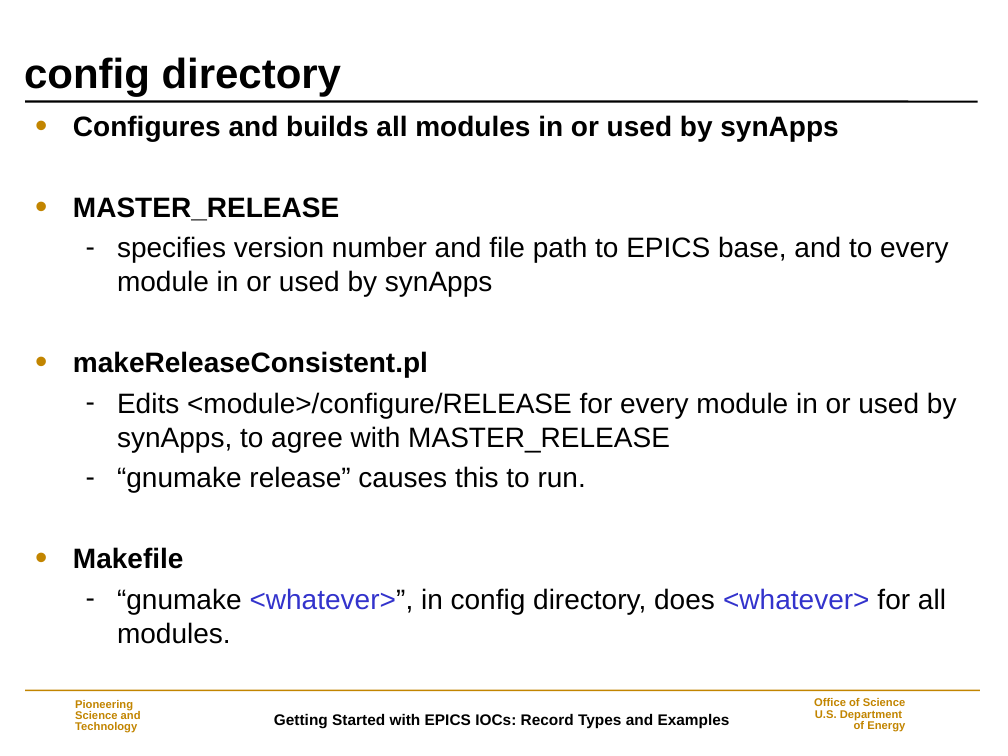
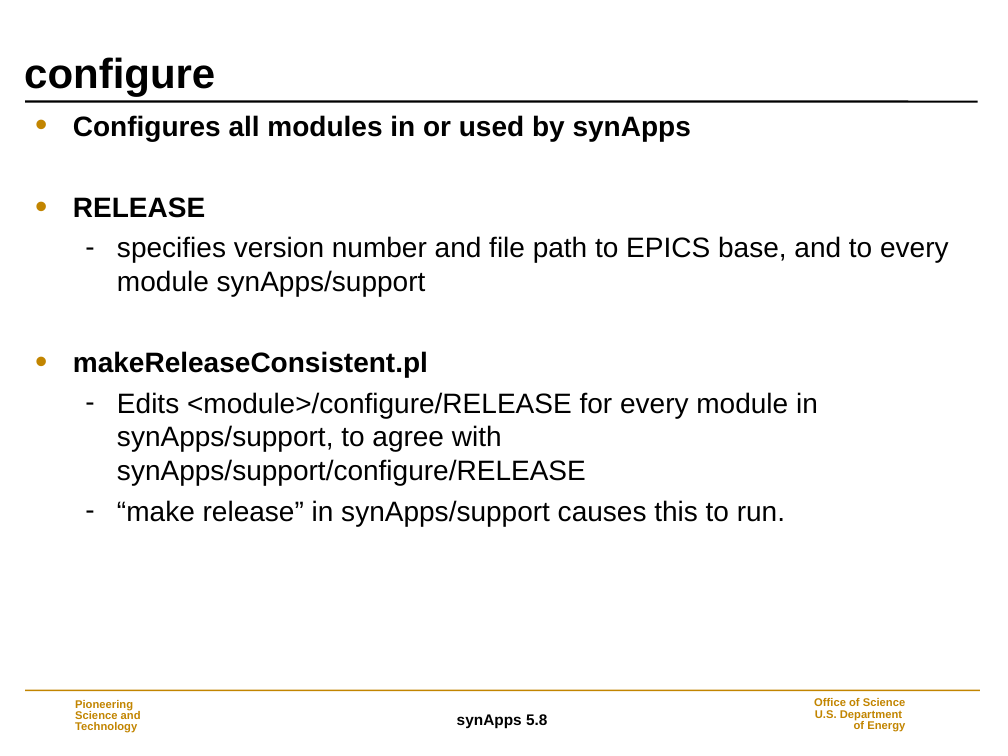
Before and after one commit to EPICS-synApps/documentation, a slide deck: slide 15 of IntroToSynApps.ppt (slide 13 before the commit). Drawn at 1008x756 pixels with LibreOffice and Linux fonts; fonts in the diff are those of the drawing; background and template pictures are left out. Boxes give left, top, right and bottom in pixels: in the first picture for what was removed or moved away, otherwise in the second. Text is boxed around its words. In the diff, an @@ line names an element or a change of style, - is before the commit and + after.

Commit message:
synApps_5_8

```diff
--- a/IntroToSynApps.ppt
+++ b/IntroToSynApps.ppt
@@ title at [24,57,215,97]: text changed @@
-config directory
+configure
@@ text at [73,115,949,296]: text changed @@
-• Configures and builds all modules in or used by synApps
-• MASTER_RELEASE
-  – specifies version number and file path to EPICS base, and to every module in or used by synApps
+• Configures all modules in or used by synApps
+• RELEASE
+  – specifies version number and file path to EPICS base, and to every module synApps/support
@@ text at [117,392,818,526]: text changed @@
-  – Edits <module>/configure/RELEASE for every module in or used by synApps, to agree with MASTER_RELEASE
-  – “gnumake release” causes this to run.
-• Makefile
-  – “gnumake <whatever>”, in config directory, does <whatever> for all modules.
+  – Edits <module>/configure/RELEASE for every module in synApps/support, to agree with synApps/support/configure/RELEASE
+  – “make release” in synApps/support causes this to run.
@@ text at [457,714,547,728]: text changed @@
-Getting Started with EPICS IOCs: Record Types and Examples
+synApps 5.8
```
Also in this commit, not shown: 36 other slides changed, 13 slides added, 4 slides removed.
